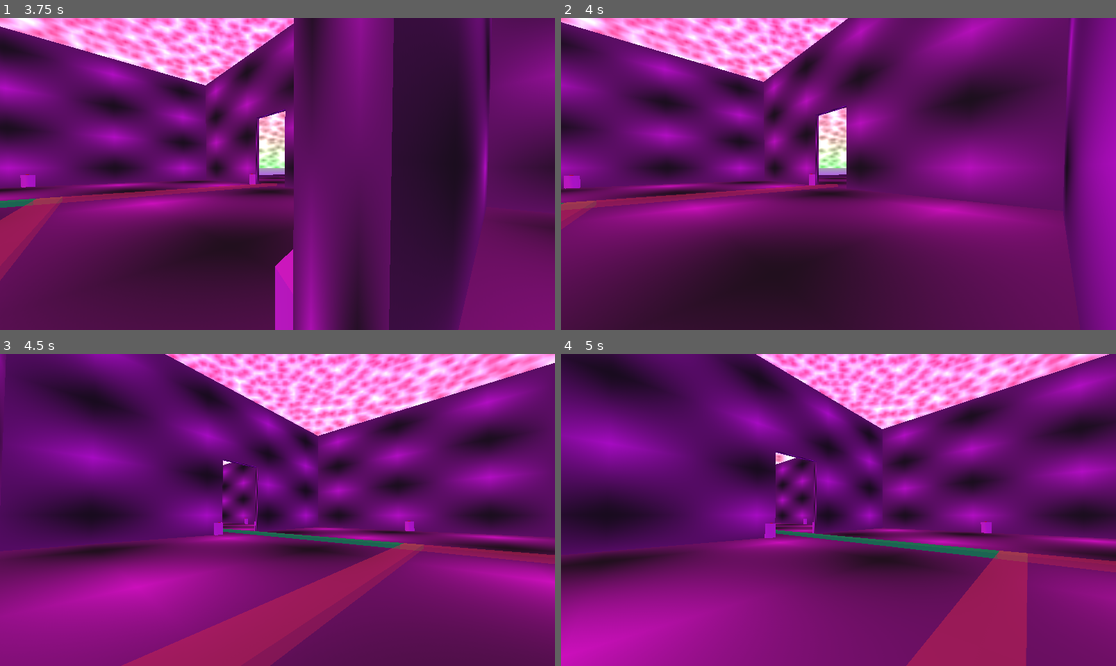
Above: before the commit, frames 1-4 (two rows, left to right).
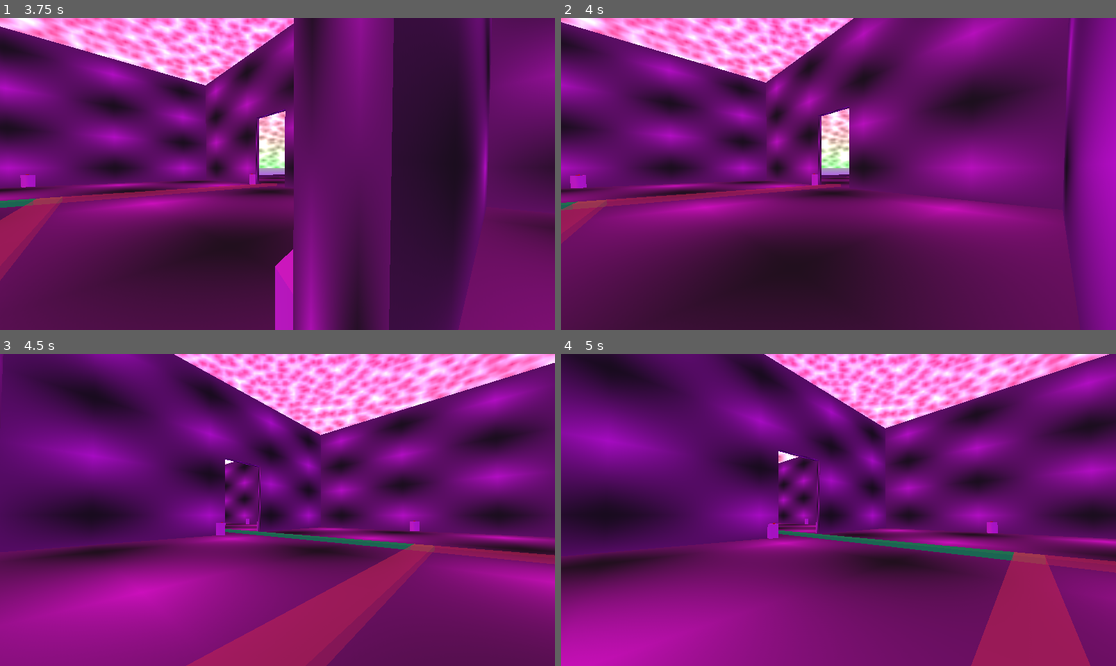
Above: after the commit, the same moments.

Repository: loteque/ssj2025-puzzle
Game: Godot game, scene res://world_test.tscn
Same seed, same stepped clock (60 frames per second), same inputs: the game is played once before the commit and once after it.
Inputs (mouse positions are in pixels of both pictures, inside the frame that each line leads up to):
- Up to frame 1 (3.75 s): tap Enter at 0.5 s; move the mouse to (305, 174) at 0.52 s; hold W (move_forward) from 0.53 s (still down); tap E (interact) every 0.75 s from 0.6 to 3.6 s; move the mouse to (249, 174) at 1.27 s; move the mouse to (288, 167) at 2.02 s; move the mouse to (271, 180) at 2.77 s; move the mouse to (316, 177) at 3.52 s
- Up to frame 2 (4 s): keep holding W (move_forward)
- Up to frame 3 (4.5 s): keep holding W (move_forward); move the mouse to (233, 506) at 4.27 s; tap E (interact) at 4.35 s
- Up to frame 4 (5 s): keep holding W (move_forward)

Frame 1 is identical in both runs. In frame 2, 0.9% of the frame differs, in the area x 0-92%, y 0-73%; in frame 3, 5.9%; in frame 4, 6.1%, in the area x 27-100%, y 0-100%.

Commit message:
fix wall collisions

Diff:
--- a/puzzles/graph_based_puzzles/connect_portals_slide_rooms/room/room.tscn
+++ b/puzzles/graph_based_puzzles/connect_portals_slide_rooms/room/room.tscn
@@ -103,7 +103,6 @@
 [node name="PositionSyncronizer" type="Area3D" parent="."]
 unique_name_in_owner = true
 script = ExtResource("5_qx3y5")
-debug_script = true
 
 [node name="CollisionShape3D" type="CollisionShape3D" parent="PositionSyncronizer"]
 transform = Transform3D(1, 0, 0, 0, 1, 0, 0, 0, 1, 0, 7.75, 0)
--- a/puzzles/graph_based_puzzles/connect_portals_slide_rooms/wall/wall.gd
+++ b/puzzles/graph_based_puzzles/connect_portals_slide_rooms/wall/wall.gd
@@ -120,7 +120,7 @@
 
 func enable_wall():
     wall["wall"].show()
-    wall["collision"].show()
+    wall["collision"].disabled = false
     wall["enabled"] = true
 
 
--- a/puzzles/graph_based_puzzles/connect_portals_slide_rooms/wall/wall.tscn
+++ b/puzzles/graph_based_puzzles/connect_portals_slide_rooms/wall/wall.tscn
@@ -30,7 +30,6 @@
 [node name="WallCollision" type="CollisionShape3D" parent="Wall"]
 unique_name_in_owner = true
 shape = SubResource("ConcavePolygonShape3D_7jyaa")
-disabled = true
 
 [node name="Wall" type="CSGBox3D" parent="Wall"]
 unique_name_in_owner = true
